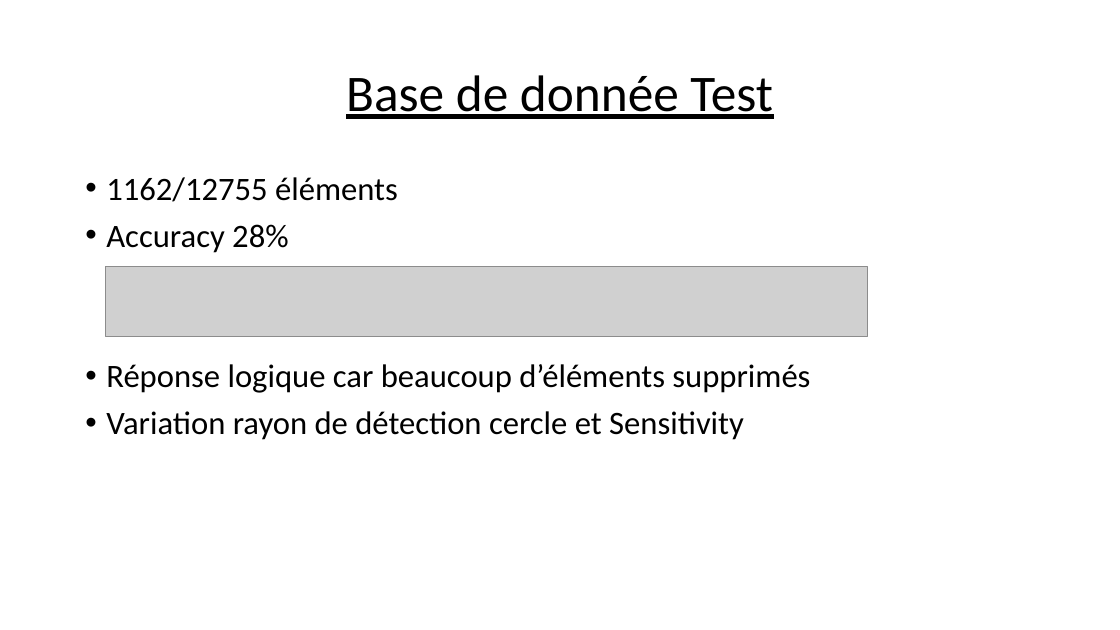
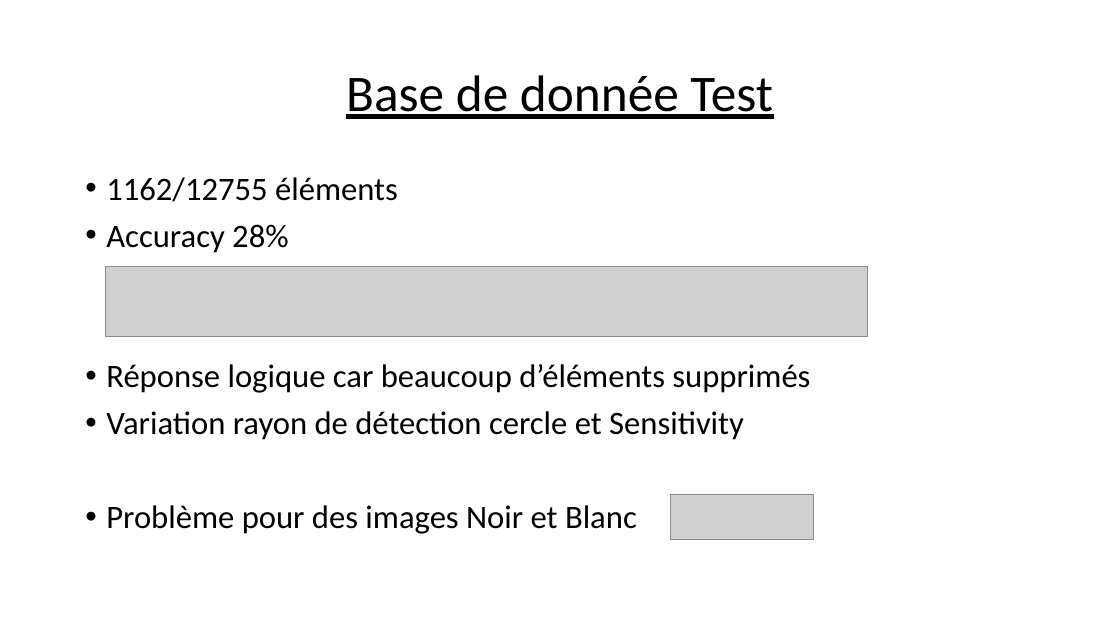
Before and after one commit to Hafsa-MHd/BE-TWIZY-G4, a slide deck: slide 5 of Partie_Matlab.pptx (slide 4 before the commit). Drawn at 1120x630 pixels with LibreOffice and Linux fonts; fonts in the diff are those of the drawing; grey boxes stand for pictures. Boxes give left, top, right and bottom in pixels: in the first picture for what was removed or moved away, otherwise in the second. Text is boxed around its words. In the diff, an @@ line names an element or a change of style, - is before the commit and + after.

```diff
--- a/Partie_Matlab.pptx
+++ b/Partie_Matlab.pptx
@@ text at [106,505,637,534]: paragraph added @@
+• Problème pour des images Noir et Blanc
@@ picture added at [670,495,814,540] @@
```
Also in this commit, not shown: 1 other slide changed, 1 slide added.
